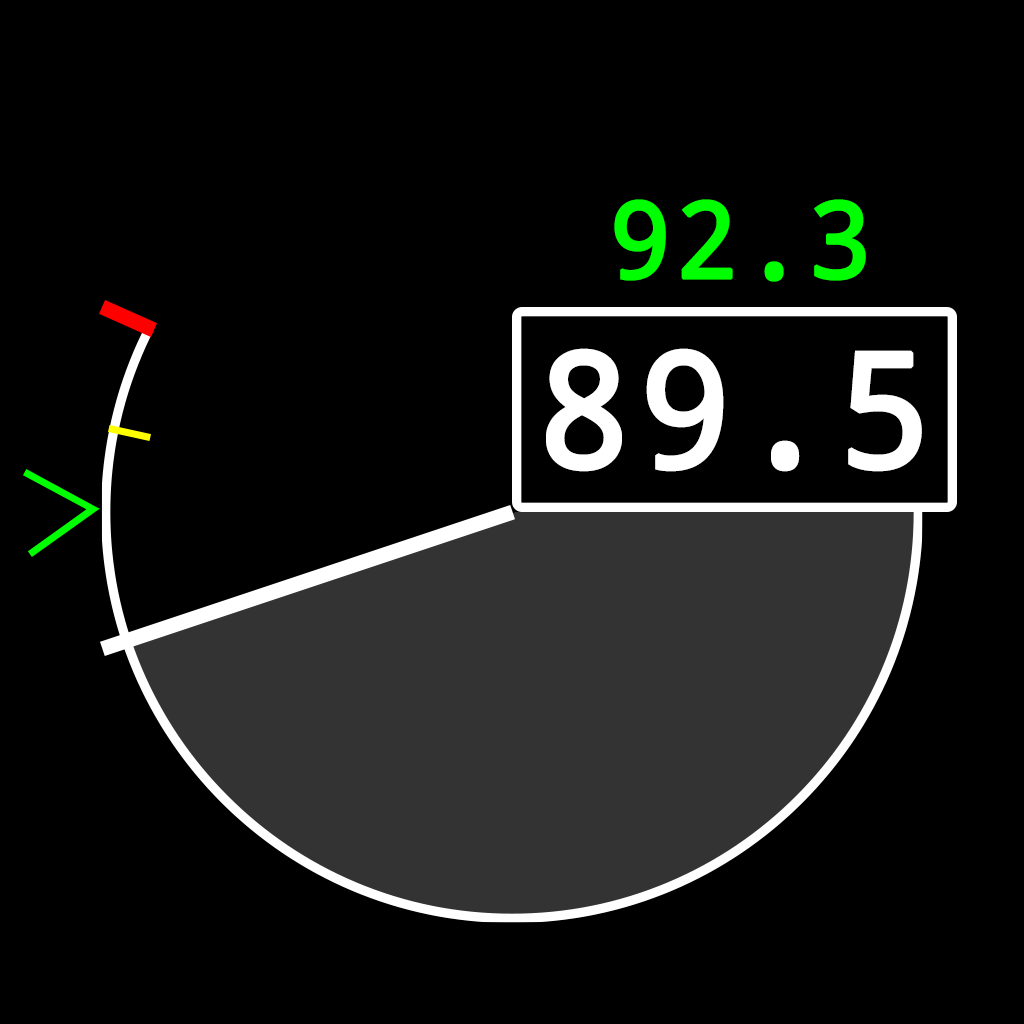
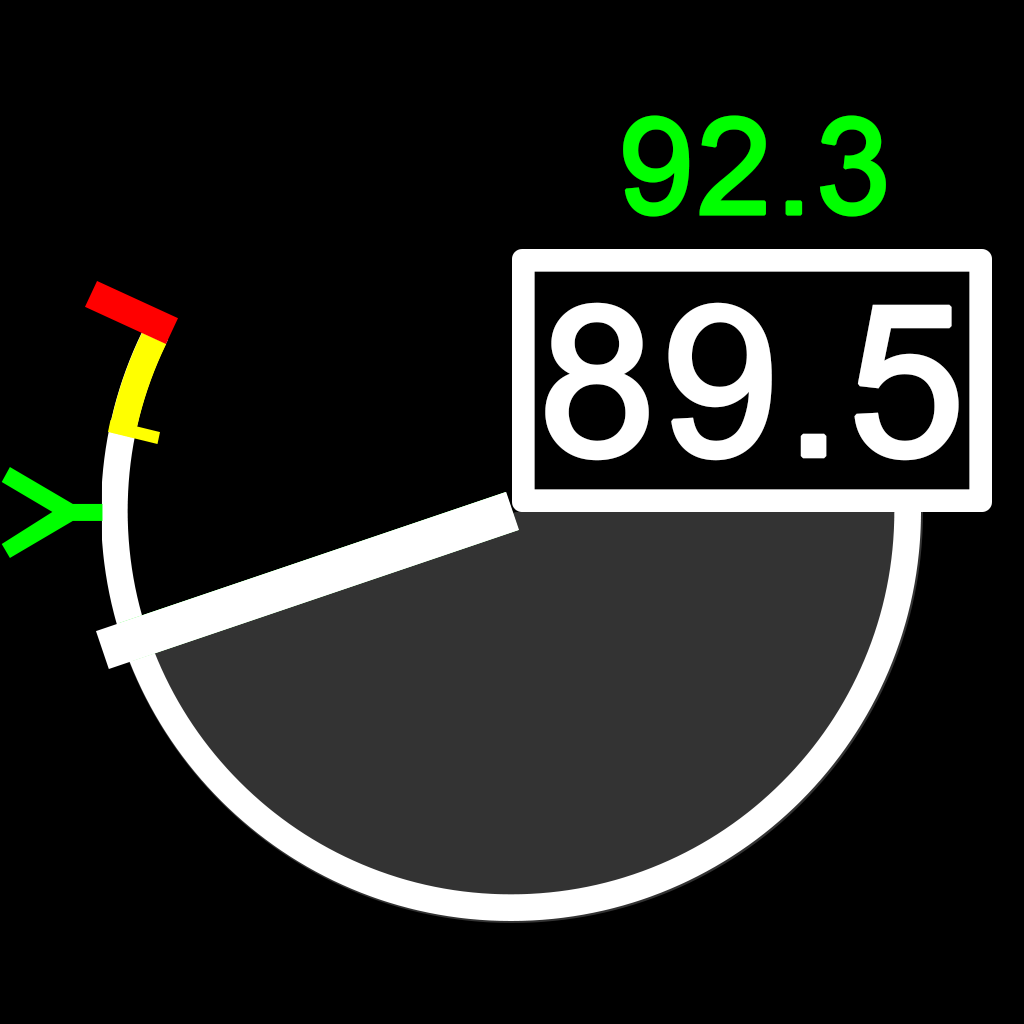
The second 1024 x 1024 image is a revision of the first. Changes to its layers:
added group "仪表" with 15 layers above "背景" over [1, 115, 992, 923]
moved "表盘可变框线" into group "仪表" over [1, 115, 886, 558]
painted on "最大值" over [85, 281, 178, 344]
painted on "峰值数值" over [614, 115, 886, 282]
removed layer "峰值" from group "表盘可变框线" over [23, 469, 100, 557]
added layer "图层 5" in group "表盘可变框线" over [1, 467, 103, 558]
painted on "安全值" over [108, 420, 160, 444]
added layer "安全区域" in group "表盘可变框线" over [109, 332, 167, 439]
moved "数值" (1st of 2, in "仪表") into group "仪表" over [96, 302, 959, 923]
painted on "数值" (2nd of 2, in "仪表" › "数值") over [545, 302, 959, 472]
painted on "指针" over [96, 492, 519, 669]
added layer "指针剪裁蒙蔽" in group "数值" over [119, 492, 519, 662]
moved "表盘固定框线" into group "仪表" over [101, 115, 992, 923]
painted on "数值框" over [512, 249, 992, 512]
painted on "表盘" over [101, 115, 923, 923]
